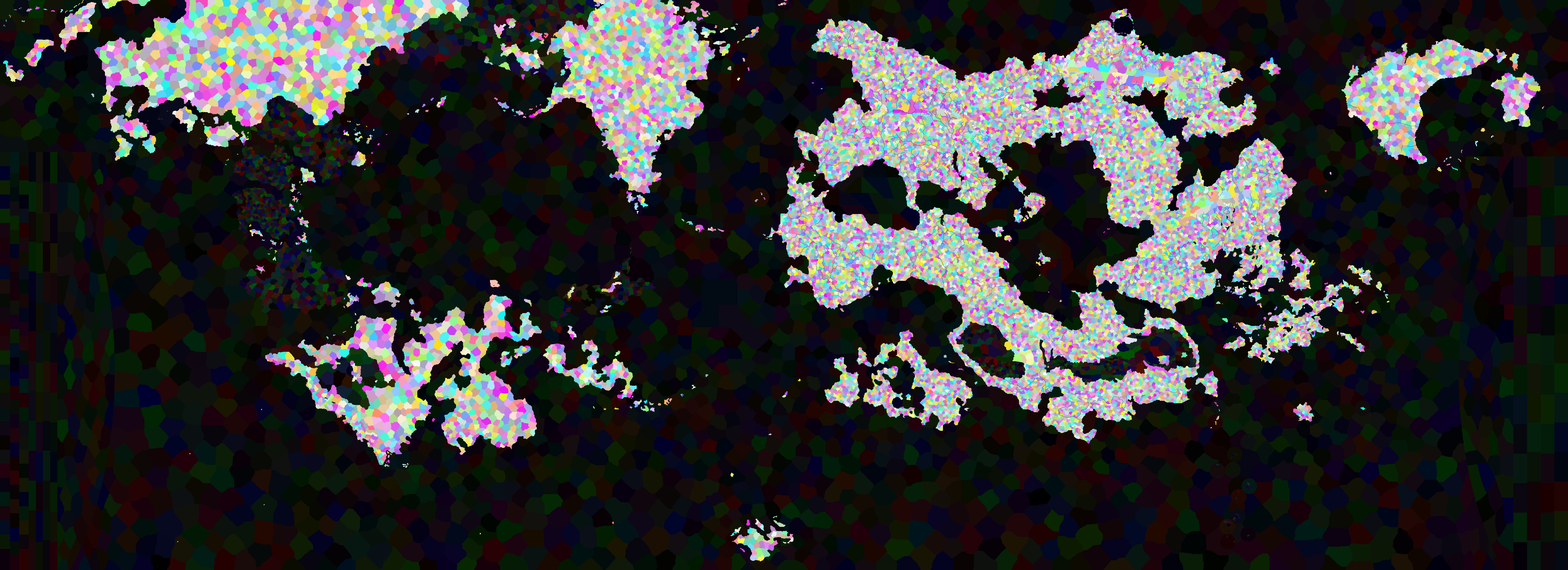
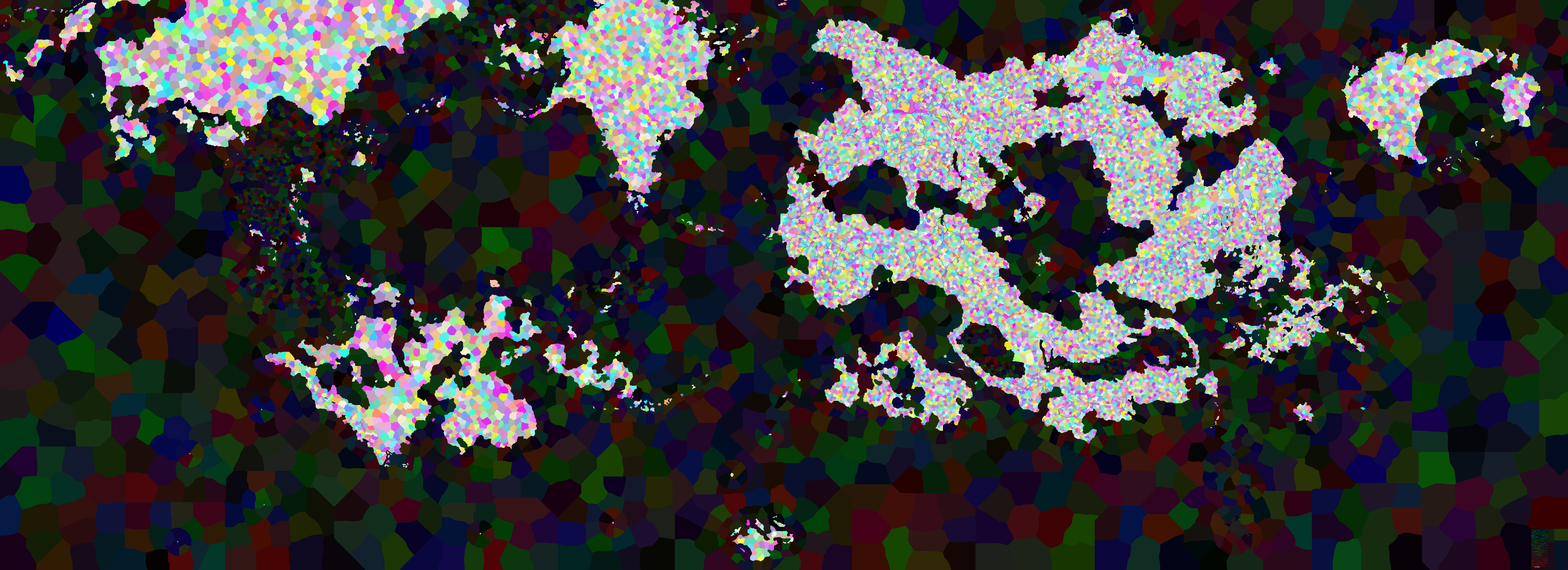
Revision of a layered 1568px x 570px image; what changed, layer by layer:
hid "Sea/Land" over [0, 0, 1568, 570]
painted on "Background" over [0, 0, 1568, 570]
